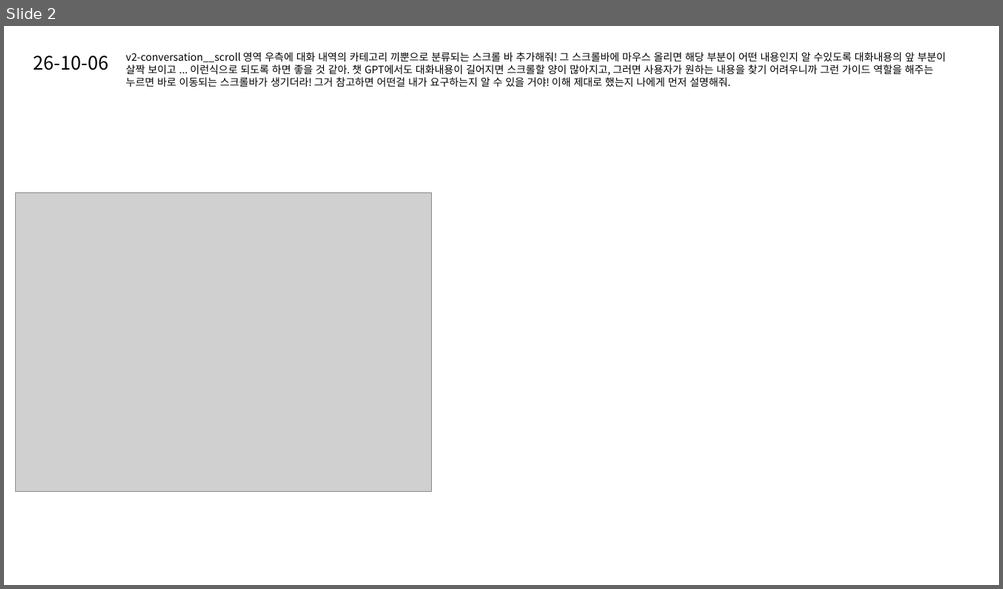
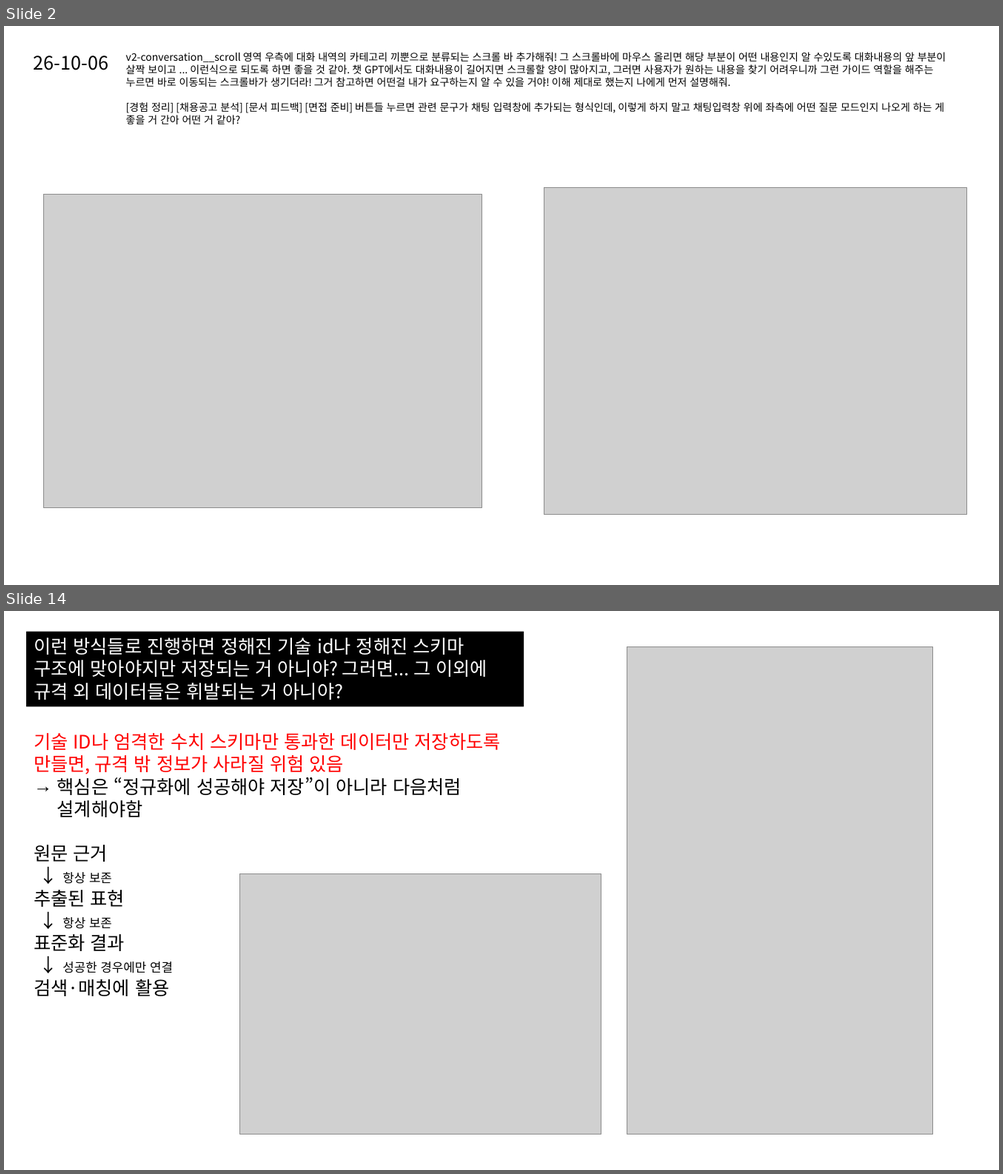
Before and after one commit to hamhj7694/CareerMemory_langchain_rag, a slide deck: 포트폴리오 및 기타 raw 자료/커리어 메모리 개선 및 고도화.pptx. Shown one above the other, each under a label of ours: slide 2 before the commit, slides 2 and 14 after it; the slides between them are not shown. The pictures are 1003x589 and 1003x1174 pixels, drawn with LibreOffice and Linux fonts; fonts in the diff are those of the drawing; grey boxes stand for pictures. Boxes give left, top, right and bottom in pixels: in the first picture for what was removed or moved away, otherwise in the second. Text is boxed around its words. In the diff, an @@ line names an element or a change of style, - is before the commit and + after.

```diff
--- a/포트폴리오 및 기타 raw 자료/커리어 메모리 개선 및 고도화.pptx
+++ b/포트폴리오 및 기타 raw 자료/커리어 메모리 개선 및 고도화.pptx
@@ slide 14 added at box(4, 611, 999, 1170), background #FFFFFF @@
@@ rectangle added at box(26, 631, 524, 706), fill #000000, 18 pt, text #FFFFFF @@
+이런 방식들로 진행하면 정해진 기술 id나 정해진 스키마 구조에 맞아야지만 저장되는 거 아니야? 그러면... 그 이외에 규격 외 데이터들은 휘발되는 거 아니야?
@@ picture added at box(627, 647, 932, 1135) @@
@@ text added at box(34, 733, 501, 997), 18 pt, text #000000 @@
+기술 ID나 엄격한 수치 스키마만 통과한 데이터만 저장하도록 만들면, 규격 밖 정보가 사라질 위험 있음
+→ 핵심은 “정규화에 성공해야 저장”이 아니라 다음처럼 설계해야함
+원문 근거
+↓ 항상 보존
+추출된 표현
+↓ 항상 보존
+표준화 결과
+↓ 성공한 경우에만 연결
+검색·매칭에 활용
@@ picture added at box(240, 874, 601, 1135) @@
@@ slide 2 changed as well @@
@@ text at box(126, 102, 944, 124): paragraph added @@
+[경험 정리] [채용공고 분석] [문서 피드백] [면접 준비] 버튼들 누르면 관련 문구가 채팅 입력창에 추가되는 형식인데, 이렇게 하지 말고 채팅입력창 위에 좌측에 어떤 질문 모드인지 나오게 하는 게 좋을 거 간아 어떤 거 같아?
@@ picture: place and size @@
-picture at box(15, 193, 432, 491)
+picture at box(43, 195, 481, 508)
@@ picture added at box(544, 188, 967, 514) @@
```
Also in this commit, not shown: 16 other slides added, 56 other files.
